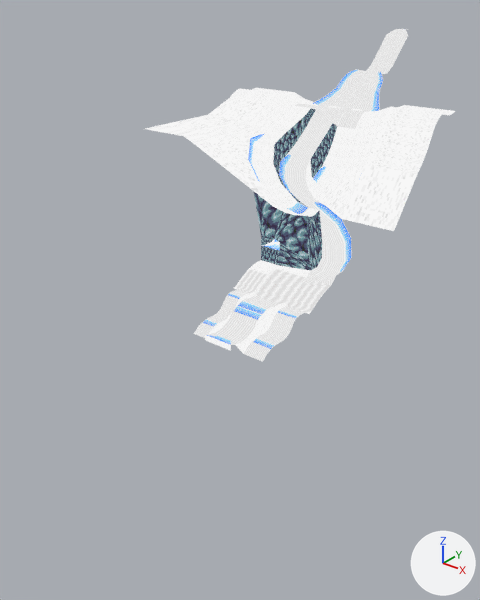
What one commit did to the Blender file Assets/Models/Environments/TrueLevel1/L1_v01.blend.
Before and after are seen from a 50 mm camera at (685.0, -1409.0, 100.0) aimed at (34.0, -595.0, -405.0). The lights are fixed; the arrows at lower right show +X, +Y and +Z.

Before the edit, the objects in view are built like this:
```python
me_grid = bpy.data.meshes.new('Grid')
me_grid.from_pydata(...)  # 879 vertices, 873 faces; spans x -225.0..230.0, y -746.0..15.0, z -409.0..0.0
me_grid.materials.append(mat_level1textures)
ob_grid = bpy.data.objects.new('Grid', me_grid)
ob_grid.location = (0.0, 0.0, 0.0)
```
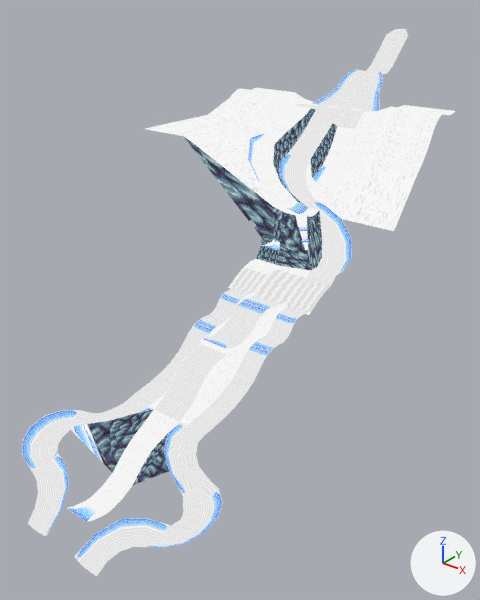
What differs and where, as boxes (x1, y1, x2, y2) in the pictures (480 x 600 px):
'Grid', reshaped (40% wider, 64% taller): before (145, 29, 455, 362); after (22, 29, 455, 576)
part 1 of me_grid, built on: before (194, 246, 311, 362); after (22, 246, 311, 576)
part 2 of me_grid, surface changed: before (198, 295, 296, 354); after (192, 295, 295, 357)

What changed in the scene script:
```text
Change me_grid:
    used by ob_grid; location = (0.0, 0.0, 0.0)
    remove me_grid.from_pydata(...)  # 879 vertices, 873 faces; spans x -225.0..230.0, y -746.0..15.0, z -409.0..0.0
    add me_grid.from_pydata(...)  # 1137 vertices, 1116 faces; spans x -225.0..281.0, y -1060.0..15.0, z -562.0..0.0
    me_grid part 1: 133 vertices moved from x 41.0..193.0, y -746.0..-545.0, z -409.0..-344.0 to x 30.0..193.0, y -756.0..-545.0, z -414.0..-344.0; 2 vertices removed from x 86.0..137.0, y -746.0, z -401.0; 260 vertices added at x -58.0..281.0, y -1060.0..-751.0, z -562.0..-403.0
    me_grid part 2: 22 kept faces spanning x 37.0..186.0, y -746.0..-643.0, z -414.0..-367.0 get new texture (UV) coordinates
```
